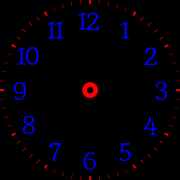
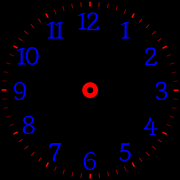
Layer changes from the first w=180, h=180 image to the second:
hid "pebble_round_mask.png" over [0, 0, 180, 180]
painted on "ticks" over [0, 0, 180, 180]
